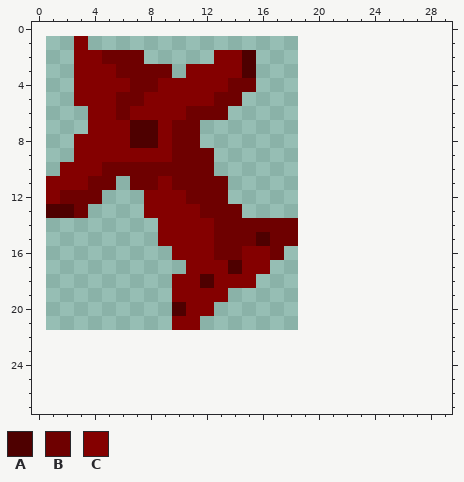
Pixel-art sprite -- src/GMTK_19/Assets/Roma/HYDRANT.png. The first picture shows the starting point.
The file is 18x21 pixels. The old version is drawn lined up with the new one, on the new canvas.
Palette (. is transparent): A #4e0000  B #6e0000  C #840000
Pixels before, first column x 1:
 1 ..C...............
 2 ..CCBBB.....CCA...
 3 ..CCCBBBB.CCCCA...
 4 ..CCCCBBCCCCCBB...
 5 ..CCCBBCCCCCBB....
 6 ...CCBCCCCBBB.....
 7 ...CCCAACBB.......
 8 ..CCCCAACBB.......
 9 ..CCCCCCCBBB......
10 .CCCBBBBBBBB......
11 CCCBB.BBCBBBB.....
12 CBBB...CCCBBB.....
13 AAB....CCCCBBB....
14 ........CCCCBBBBBB
15 ........CCCCBBBABB
16 .........CCCBBCCB.
17 ..........CCCACC..
18 .........CCACCC...
19 .........CCCC.....
20 .........ACC......
21 .........CC.......
And afterwards:
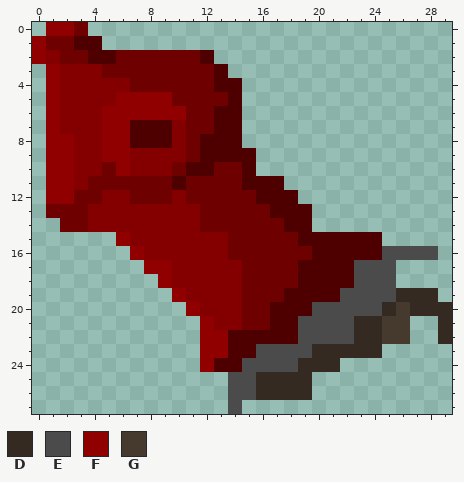
Colours new in this view: D #342a21  E #4b4b4b  F #910000  G #46392e
Changes in this commit:
canvas 18x21 -> 30x28, the old top-left corner now at 1,1
Changed rows in their new state; - is an unchanged pixel.
first column x 0:
 0 -FFB--------------------------
 1 FBBAA-------------------------
 2 FCBBAA--BBBBA...--------------
 3 -FC--B----BBBA..--------------
 4 -FC------BBBBAA.--------------
 5 -FC---FFFFBBB-A---------------
 6 -FCC-FFFFFF--AA---------------
 7 -FCC-FF--AC-BAA---------------
 8 -FF--FF--AC-AAA---------------
 9 -FF--FF---C-AAAA--------------
10 -FF---FCCC-AABBA--------------
11 -FF---B--BA---BAAA------------
12 -FF--CCBBB----BBAAA-----------
13 -BB-CCCC-------BBAAA----------
14 --BBCCCCC---B-----AA----------
15 ------FCC----C--B--AAAAAA-----
16 -------FCC---C-BB-BBAAAAAEEEE-
17 --------FFC---CBBBBAAAAEEE----
18 ---------F--C--BBBBAAAAEEE----
19 ----------F---CBBBAAAAEEEEDDD-
20 ----------.F-CCBBAAAEEEEEDGDDD
21 ----------..FCCBBAAEEEEDDGG--D
22 ------------FFAAAAAEEEEDDGG--D
23 ------------FFAAEEEEDDDDD-----
24 ------------FAAEEEEDDD--------
25 --------------EEDDDD----------
26 --------------EEDDDD----------
27 --------------E---------------
Changed places in both pictures, as pixel boxes (x1, y1, x2, y2):
changed: (32, 22, 452, 414)
